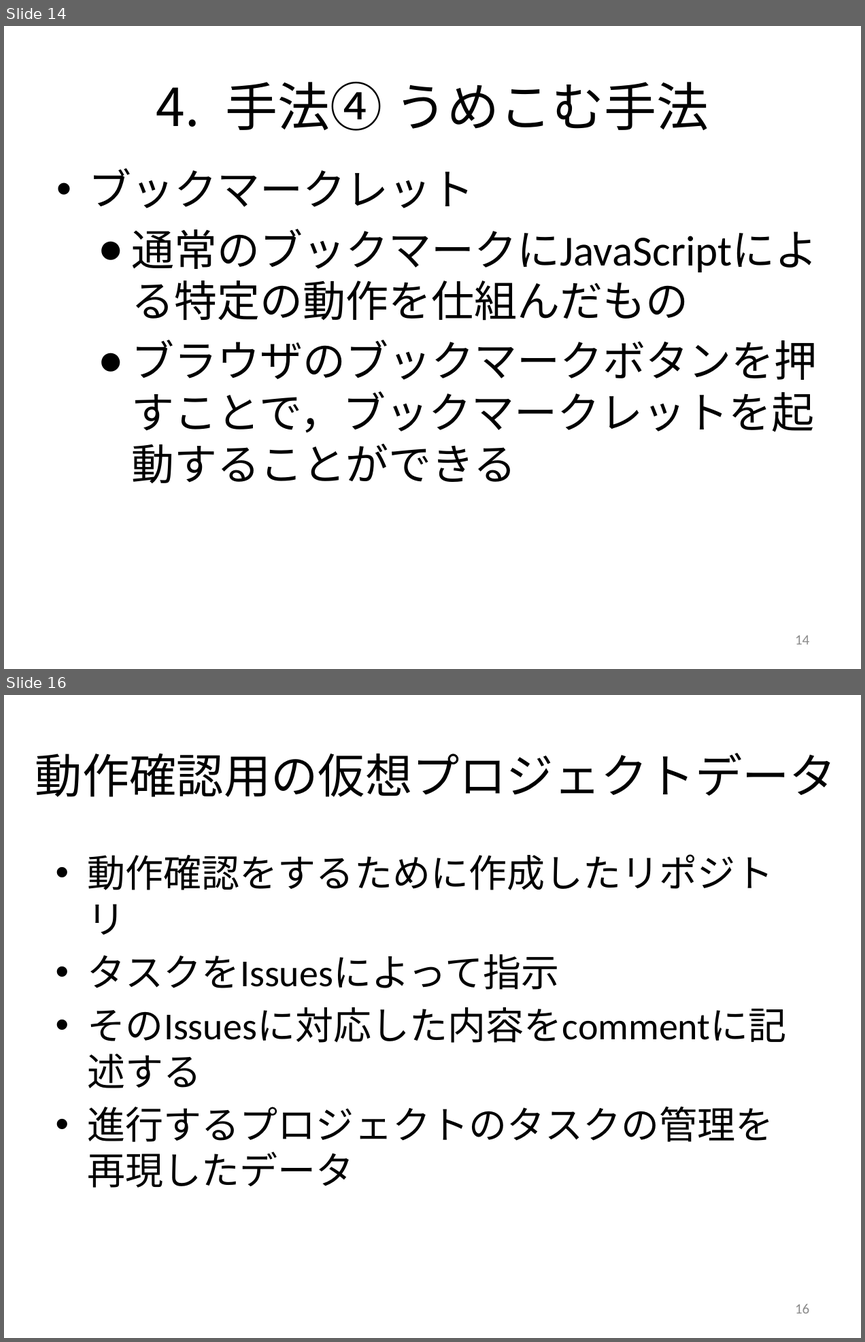
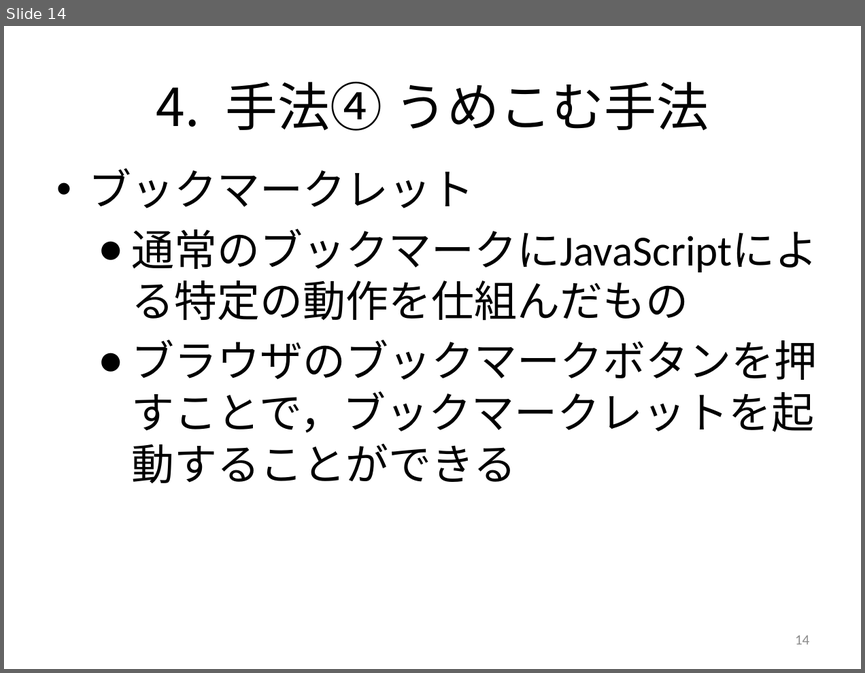
Before and after one commit to keimatsui/kadai, a slide deck: 卒業論文/2012/工藤亮/卒論発表（工藤）.pptx. Shown one above the other, each under a label of ours: slides 14 and 16 before the commit, slide 14 after it; the slides between them are not shown. The pictures are 865x1342 and 865x673 pixels, drawn with LibreOffice and Linux fonts; fonts in the diff are those of the drawing. Boxes give left, top, right and bottom in pixels: in the first picture for what was removed or moved away, otherwise in the second. Text is boxed around its words. In the diff, an @@ line names an element or a change of style, - is before the commit and + after.

```diff
--- a/卒業論文/2012/工藤亮/卒論発表（工藤）.pptx
+++ b/卒業論文/2012/工藤亮/卒論発表（工藤）.pptx
@@ slide 16 removed at box(4, 695, 861, 1338), background #FFFFFF @@
@@ title removed at box(35, 753, 836, 797) @@
-動作確認用の仮想プロジェクトデータ
@@ text removed at box(88, 854, 787, 1187) @@
-• 動作確認をするために作成したリポジトリ
-• タスクをIssuesによって指示
-• そのIssuesに対応した内容をcommentに記述する
-• 進行するプロジェクトのタスクの管理を再現したデータ
@@ page number removed at box(795, 1304, 809, 1313) @@
-16
```
Also in this commit, not shown: 9 slides changed, 1 other file.
